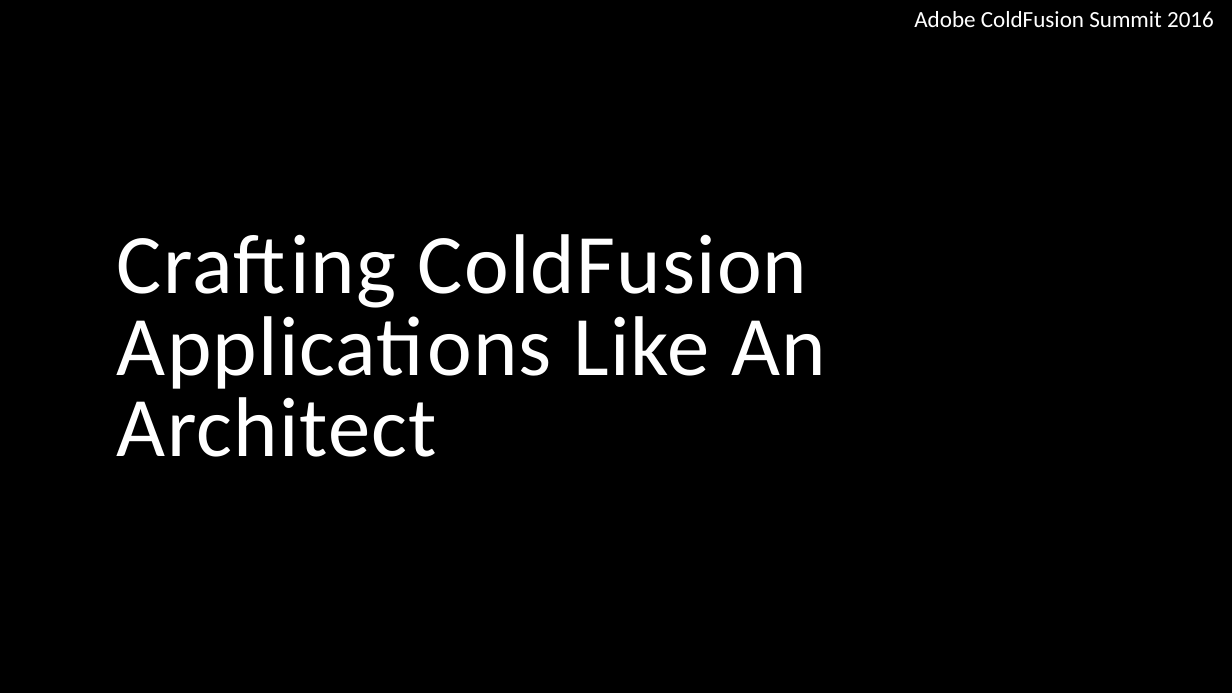
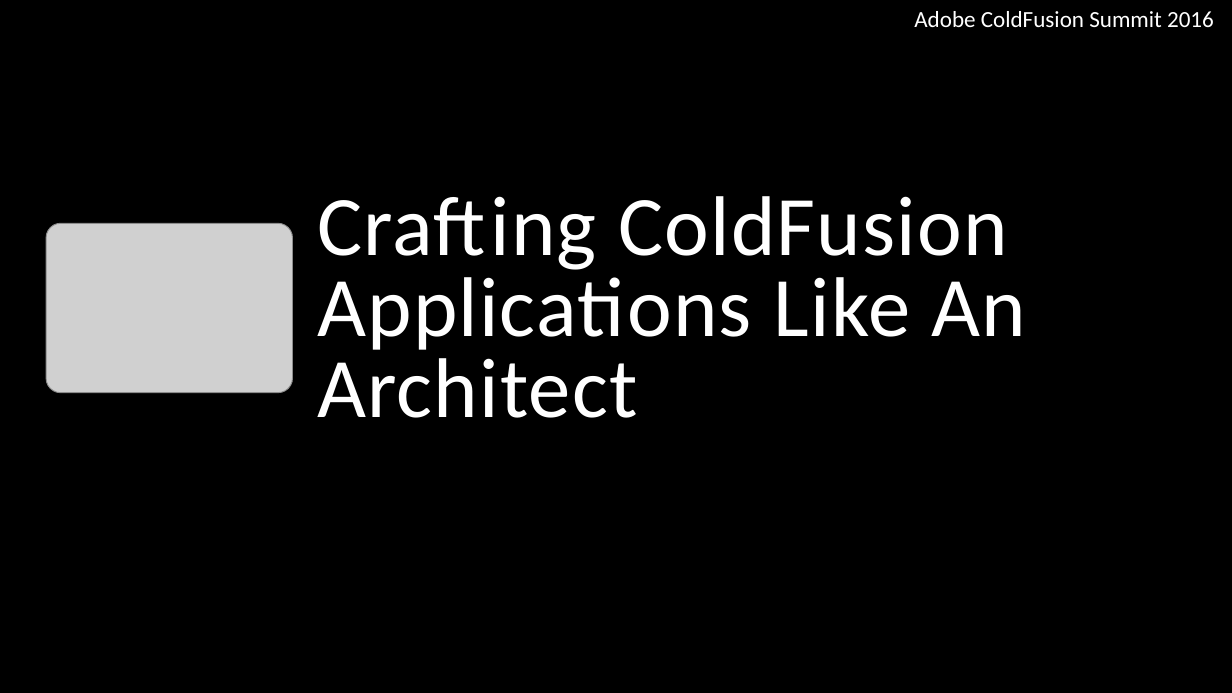
Before and after one commit to cfclick/CFSummit2016, a slide deck: slide 1 of powerpoint/architect/Architectural Perspective for ColdFusion Applications.pptx. Drawn at 1232x693 pixels with LibreOffice and Linux fonts; fonts in the diff are those of the drawing; grey boxes stand for pictures; background and template pictures are left out. Boxes give left, top, right and bottom in pixels: in the first picture for what was removed or moved away, otherwise in the second. Text is boxed around its words. In the diff, an @@ line names an element or a change of style, - is before the commit and + after.

```diff
--- a/powerpoint/architect/Architectural Perspective for ColdFusion Applications.pptx
+++ b/powerpoint/architect/Architectural Perspective for ColdFusion Applications.pptx
@@ title "Crafting ColdFusion Applications Like An ...": place and size @@
-title "Crafting ColdFusion Applications Like An ..." at [117,234,826,457]
+title "Crafting ColdFusion Applications Like An ..." at [317,196,1027,418]
@@ picture added at [46,224,293,393] @@
```
Also in this commit, not shown: 4 other slides changed, 3 slides added, 2 other files.
